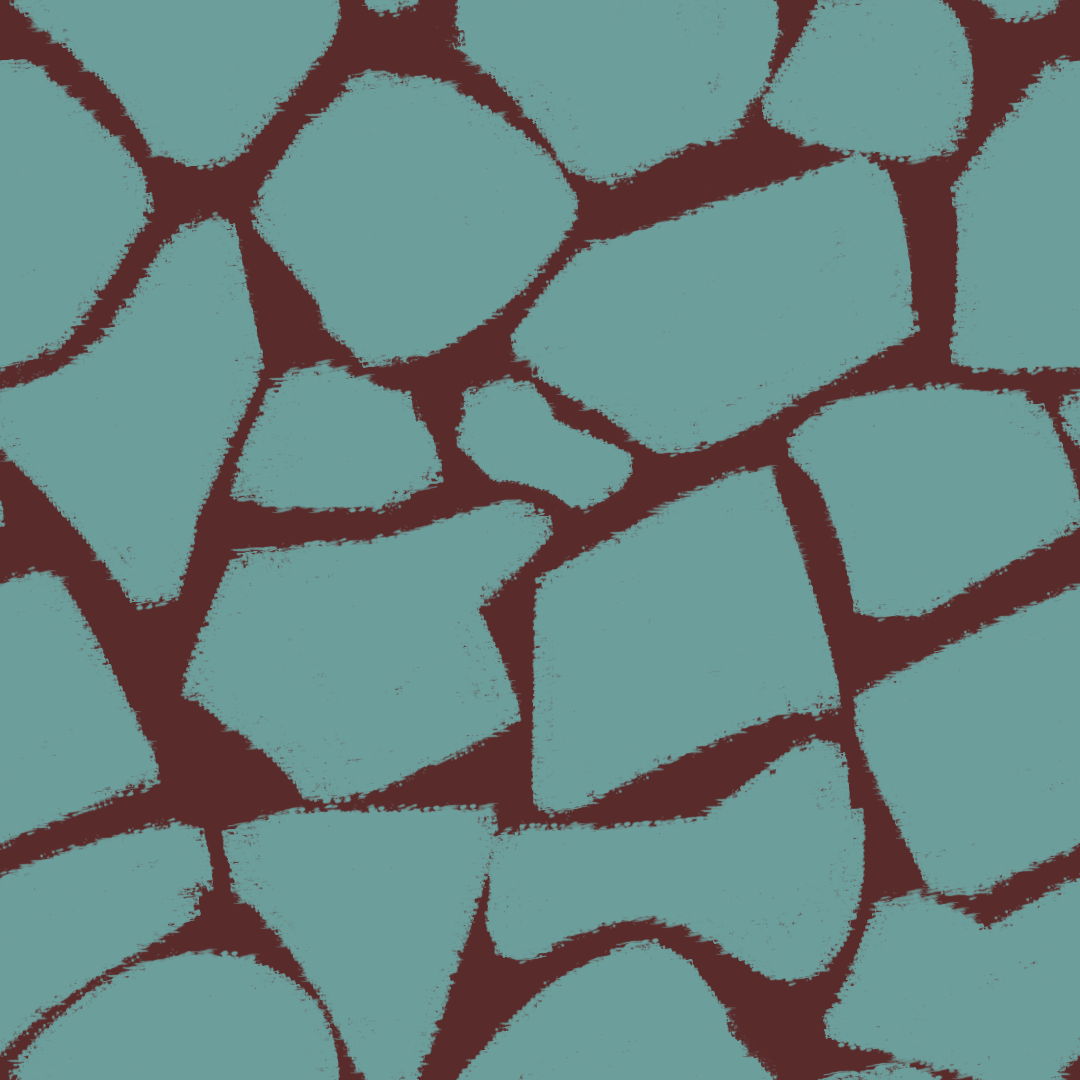
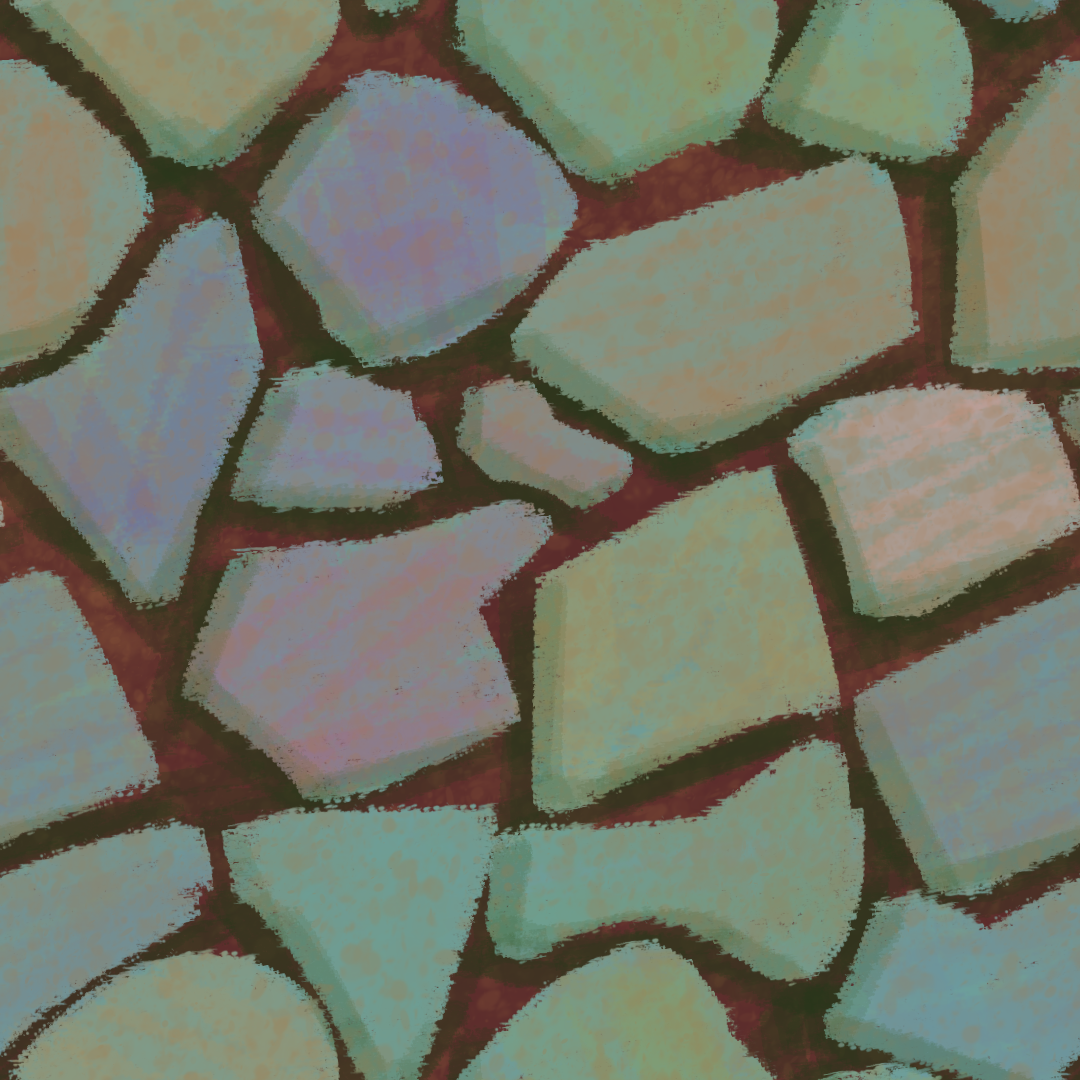
Layers edited between the first and the second 1080px x 1080px image:
added group "Agrupar 3" with 4 layers above "Pintar camada 7" over [left=0, top=0, right=1080, bottom=1080]
added layer "Pintar camada 6" in group "Agrupar 3" over [left=0, top=0, right=1080, bottom=1080]
added layer "Pintar camada 5" in group "Agrupar 3" over [left=0, top=0, right=1080, bottom=1080]
added layer "Pintar camada 4" in group "Agrupar 3" over [left=0, top=0, right=1080, bottom=1080]
moved "Pintar camada 2" into group "Agrupar 3" over [left=0, top=0, right=1080, bottom=1080]
added layer "Pintar camada 7" above "Pintar camada 1" over [left=0, top=0, right=1080, bottom=1080]
painted on "Pintar camada 1" over [left=0, top=0, right=1080, bottom=1080]